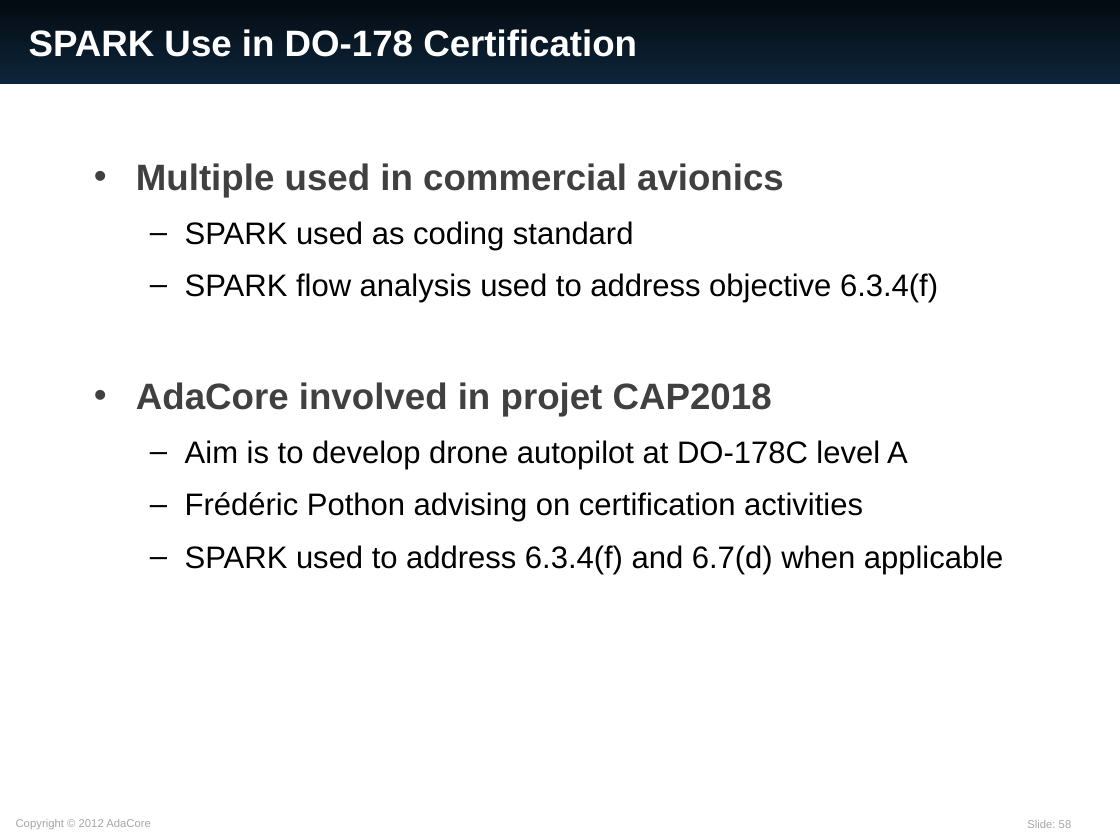
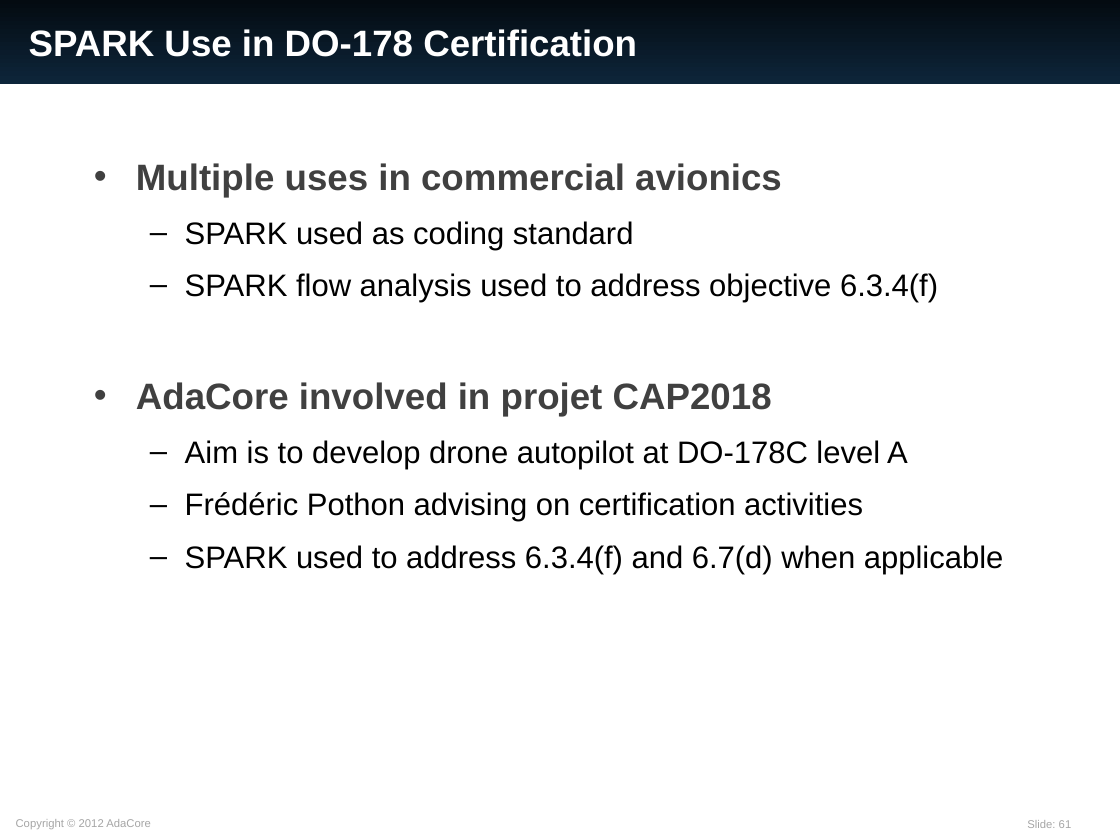
Before and after one commit to AdaCore/spark2014, a slide deck: slide 61 of slides/EASA_20160309/SPARK_2014.ppt (slide 58 before the commit). Drawn at 1120x840 pixels with LibreOffice and Linux fonts; fonts in the diff are those of the drawing. Boxes give left, top, right and bottom in pixels: in the first picture for what was removed or moved away, otherwise in the second. Text is boxed around its words. In the diff, an @@ line names an element or a change of style, - is before the commit and + after.

```diff
--- a/slides/EASA_20160309/SPARK_2014.ppt
+++ b/slides/EASA_20160309/SPARK_2014.ppt
@@ text at bbox=[136, 163, 782, 197]: text changed @@
-• Multiple used in commercial avionics
+• Multiple uses in commercial avionics
@@ page number at bbox=[1027, 820, 1072, 828]: text changed @@
-Slide: 58
+Slide: 61
```
Also in this commit, not shown: 15 other slides changed, 3 slides added.
